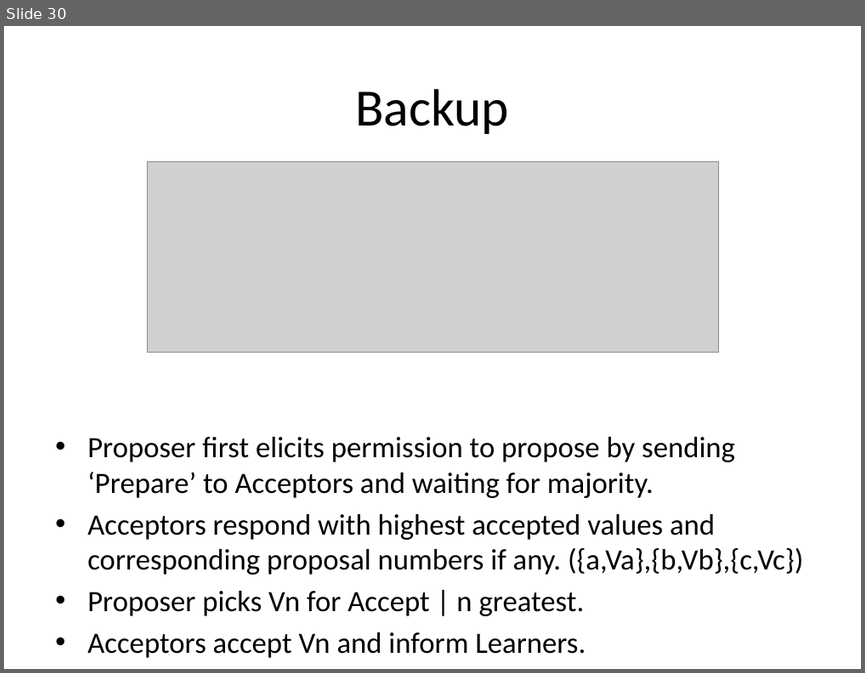
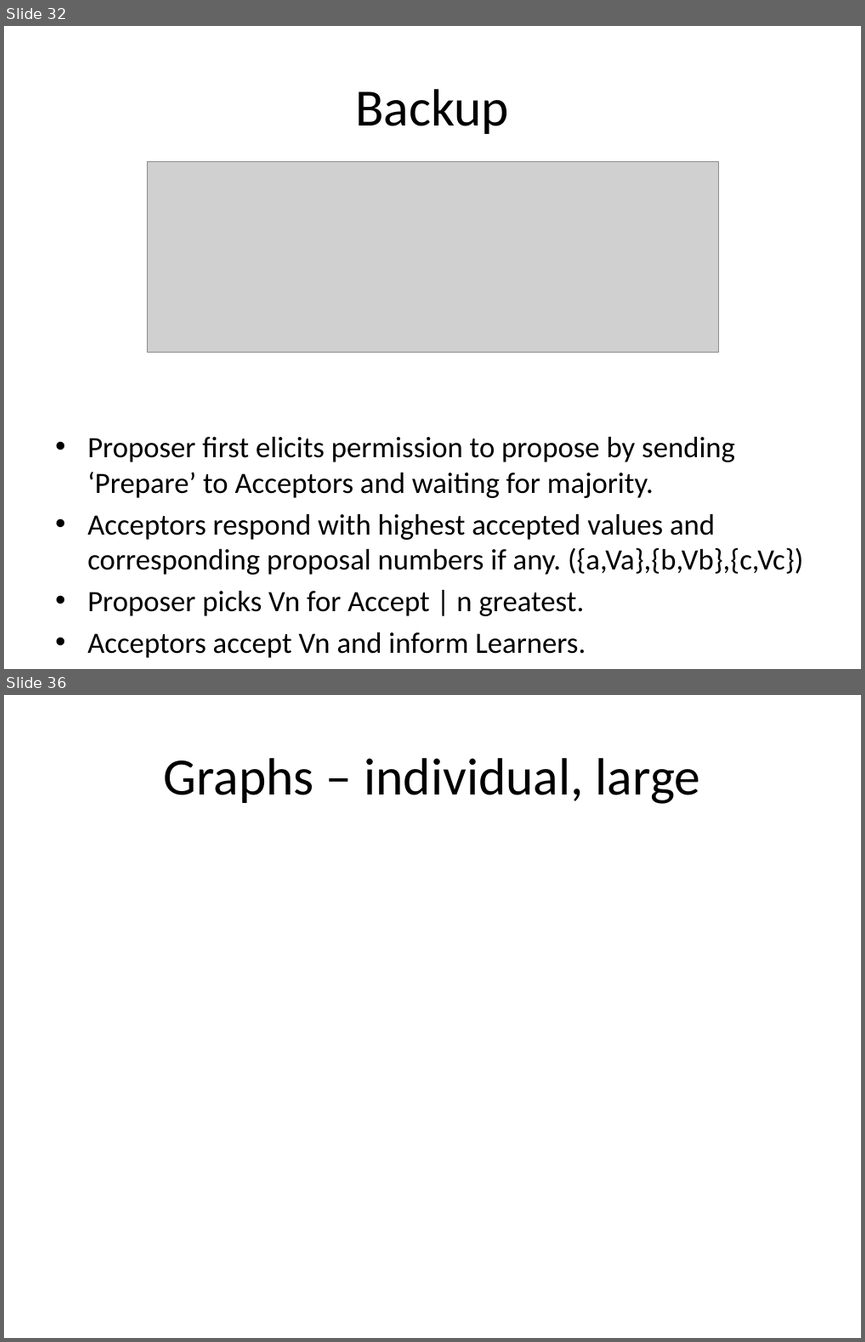
Before and after one commit to Slania/JPaxos-1, a slide deck: Paxos based directory updates for geo-replicated cloud storage.pptx. Shown one above the other, each under a label of ours: slide 30 before the commit, slides 32 and 36 after it; the slides between them are not shown. The pictures are 865x673 and 865x1342 pixels, drawn with LibreOffice and Linux fonts; fonts in the diff are those of the drawing; grey boxes stand for pictures. Boxes give left, top, right and bottom in pixels: in the first picture for what was removed or moved away, otherwise in the second. Text is boxed around its words. In the diff, an @@ line names an element or a change of style, - is before the commit and + after.

```diff
--- a/Paxos based directory updates for geo-replicated cloud storage.pptx
+++ b/Paxos based directory updates for geo-replicated cloud storage.pptx
@@ slide 36 added at box(4, 695, 861, 1338), background #FFFFFF @@
@@ title added at box(164, 758, 700, 804), 44 pt, text #000000 @@
+Graphs – individual, large
@@ what was slide 30 is now slide 32 @@
```
Also in this commit, not shown: 10 slides changed, 11 other slides added, 10 slides removed.
